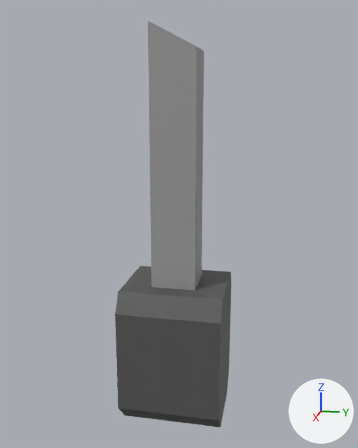
The FBX model Projeto Arcade - Shoot em Up (Unity Project)/Assets/Objetos 3D (FBX)/Arma Principal.fbx, before and after one commit.
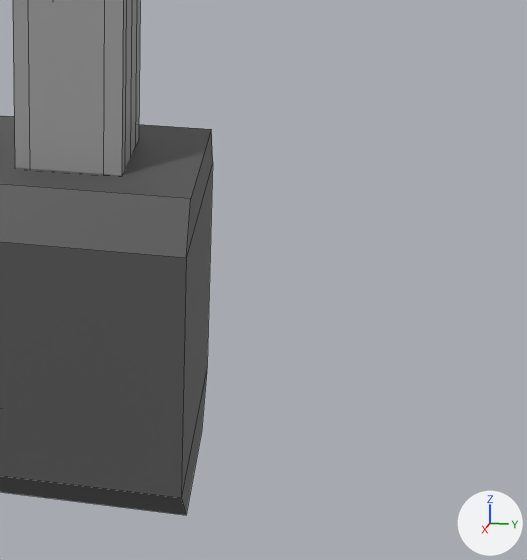
Each version is shown whole from a 50 mm lens placed at (1.566, 0.78, 2.891), pointed at (-0.003, 0.467, 2.499), then close up on the part from 41% to 100% of the width and 49% to 99% of the height. Lighting does not change. The marker at lower right points along +X, +Y and +Z. The close-ups show mesh edges as thin lines. Where no turn or scale is listed for an object, it has been applied to the vertices. Vertices at the same position are counted once.

In view in the first close-up: 'armaPrincipal'.
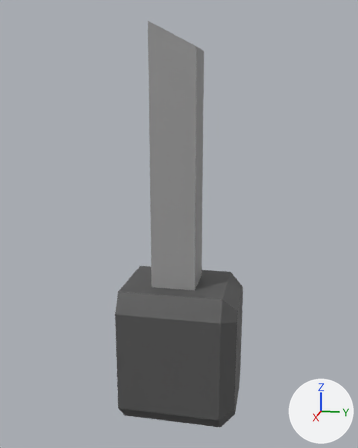
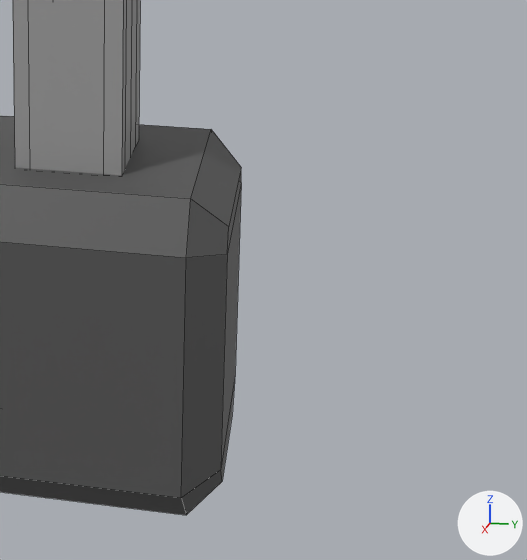
Boxes [x1, y1, x2, y2] around the edits, measured in the close-ups (527 x 560 px):
'armaPrincipal', reshaped
    before: [0, 0, 213, 515]
    after: [0, 0, 241, 515]
part 1 of me_cube_006, built on
    before: [181, 130, 213, 513]
    after: [181, 129, 241, 515]

The edits, one by one:
me_cube_006 is used by ob_armaprincipal; location (0.0, 0.294, 2.067).
me_cube_006 had 56 vertices, 50 faces and spanned x -0.168..0.168, y 0.0..0.337, z -0.241..1.054.
me_cube_006 now has 64 vertices, 58 faces and spans x -0.168..0.168, y 0.0..0.383, z -0.241..1.054.
Part 1, on me_cube_006:
3 faces are deleted.
8 vertices are added at x -0.123..0.123, y 0.383, z -0.196..0.187.
11 new faces join them, mat_material_007 (dark grey #575757).
